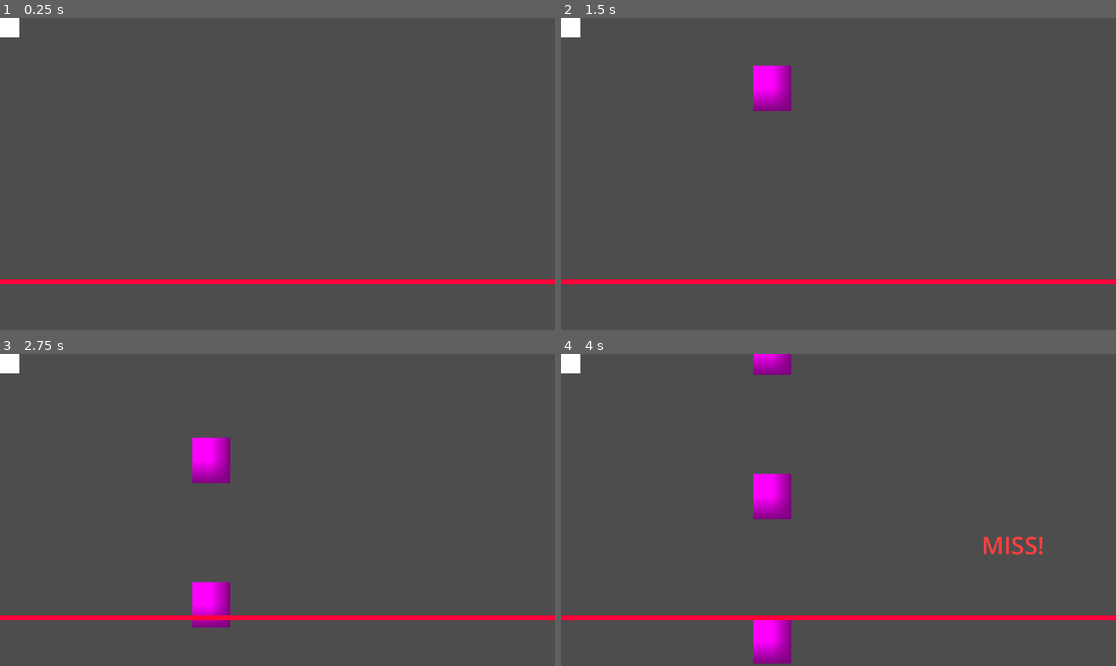
Above: before the commit, frames 1-4 (two rows, left to right).
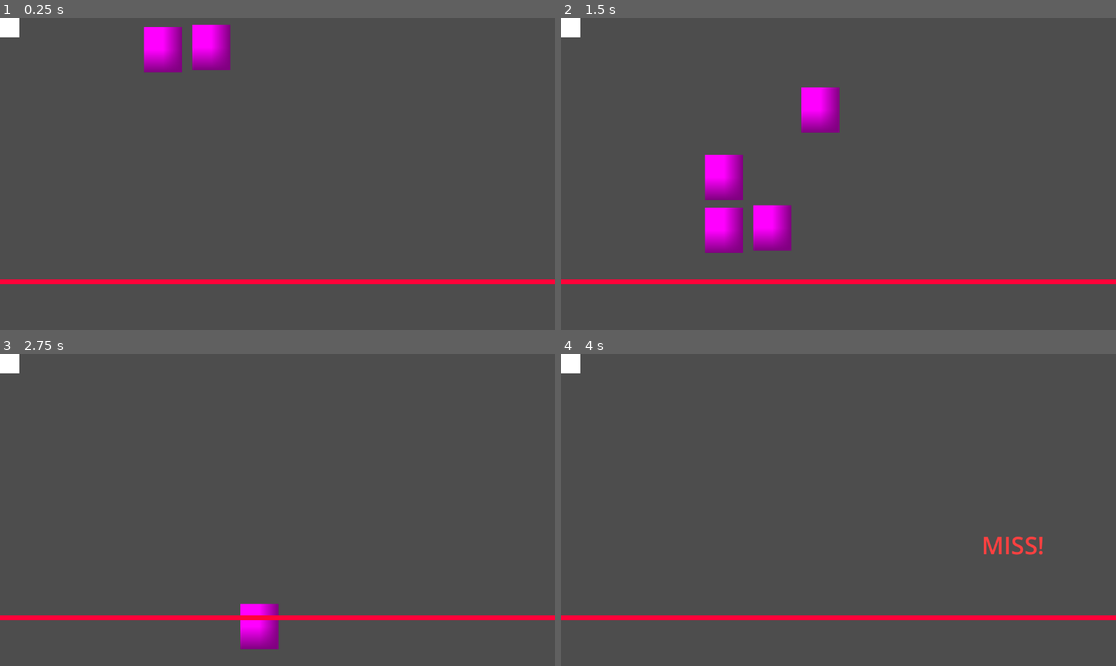
Above: after the commit, the same moments.

Repository: Jae7777/Wind-Tempo
Game: Godot game, scene res://CoreGameplay/main.tscn
The game is run twice, just before and just after one commit, with the same random seed, the same clock (stepped at 60 frames per second) and the same inputs. Sound files missing from this copy of the repository are replaced by a short silence.
Inputs:
- Up to frame 1 (0.25 s): no input
- Up to frame 2 (1.5 s): tap Enter (ui_accept) at 0.5, 0.77 s
- Up to frame 3 (2.75 s): tap Enter (ui_accept) at 1.52 s
- Up to frame 4 (4 s): tap Enter (ui_accept) at 3.02, 3.77 s

The runs differ from the first frame. In frame 1, 2.0% of the frame differs, in the area x 25-42%, y 2-18%; in frame 2, 5.0%, in the area x 25-51%, y 15-76%; in frame 3, 2.8%; in frame 4, 2.5%.

Commit message:
Added json format for songs so we can encode other songs in that format. Added audio streaming to scene. Altered note spawning to match json.

Diff:
--- /dev/null
+++ b/wind-tempo/Charts/song1.json
@@ -0,0 +1,8 @@
+{
+  "notes": [
+	{ "time": 1.2, "lane": 0 },
+	{ "time": 2.0, "lane": 1 },
+	{ "time": 2.5, "lane": 0 },
+	{ "time": 3.0, "lane": 2 }
+  ]
+}
--- a/wind-tempo/CoreGameplay/Note.gd
+++ b/wind-tempo/CoreGameplay/Note.gd
@@ -2,10 +2,18 @@
 extends Node2D
 
 @export var speed: float = 300.0
+var can_be_hit: bool = false
 
 func _process(delta: float) -> void:
 	position.y += speed * delta
 
+	# Check if note is within hit window
+	var hit_line_y = 600.0
+	var hit_window = 30.0         # how many pixels above/below counts as a hit
+
+	can_be_hit = abs(position.y - hit_line_y) <= hit_window
+
+	# If it falls past the screen, remove
 	var viewport_size = get_viewport_rect().size
 	if position.y > viewport_size.y:
 		queue_free()
--- a/wind-tempo/CoreGameplay/NoteSpawner.gd
+++ b/wind-tempo/CoreGameplay/NoteSpawner.gd
@@ -1,21 +1,46 @@
-#NoteSpawner.gd
 extends Node
 
 @export var note_scene: PackedScene
-@export var spawn_x: float = 400.0  # x position of the note lane
-@export var spawn_y: float = -50.0  # spawn above screen
-@export var spawn_interval: float = 1.0  # seconds between spawns
+@export var spawn_y: float = -50.0
+@export var hit_line_y: float = 600.0
+@export var note_speed: float = 300.0
+@export var lanes: Array[float] = [300.0, 400.0, 500.0] # x positions of lanes
+@export var chart_file: String = "res://charts/song1.json"
 
-var timer: float = 0.0
+@onready var music_player: AudioStreamPlayer2D = $"../Music"
+
+var chart: Array = []
+var note_index: int = 0
+var travel_time: float
+
+func _ready():
+	travel_time = (hit_line_y - spawn_y) / note_speed
+	_load_chart(chart_file)
+	music_player.play()
 
 func _process(delta: float) -> void:
-	timer += delta
-	if timer >= spawn_interval:
-		timer = 0.0
-		spawn_note()
+	if music_player.playing and note_index < chart.size():
+		var song_time = music_player.get_playback_position()
+		var next_note = chart[note_index]
 
-func spawn_note() -> void:
-	if note_scene:
+		# Spawn early so the note reaches hit line exactly on time
+		if song_time >= next_note.time - travel_time:
+			spawn_note(next_note.lane)
+			note_index += 1
+
+func spawn_note(lane: int):
+	if note_scene and lane >= 0 and lane < lanes.size():
 		var note = note_scene.instantiate()
-		note.position = Vector2(spawn_x, spawn_y)
+		note.position = Vector2(lanes[lane], spawn_y)
 		add_child(note)
+
+func _load_chart(path: String):
+	var file = FileAccess.open(path, FileAccess.READ)
+	if file:
+		var data = JSON.parse_string(file.get_as_text())
+		if typeof(data) == TYPE_DICTIONARY and data.has("notes"):
+			chart = data["notes"]
+		else:
+			push_error("Invalid chart file format")
+	else:
+		push_error("Could not load chart file: %s" % path)
--- a/wind-tempo/CoreGameplay/main.tscn
+++ b/wind-tempo/CoreGameplay/main.tscn
@@ -1,8 +1,9 @@
-[gd_scene load_steps=4 format=3 uid="uid://dk7risr2o686o"]
+[gd_scene load_steps=5 format=3 uid="uid://dk7risr2o686o"]
 
 [ext_resource type="Script" uid="uid://cl6k7aryni4ye" path="res://CoreGameplay/Main.gd" id="1_am64m"]
 [ext_resource type="Script" uid="uid://d17gpmgqn8e3w" path="res://CoreGameplay/NoteSpawner.gd" id="1_kti2m"]
 [ext_resource type="PackedScene" uid="uid://btjm4pfvpbwh6" path="res://CoreGameplay/Note.tscn" id="2_tc5u7"]
+[ext_resource type="AudioStream" uid="uid://dlxiudm6gya5h" path="res://Charts/atlantic-lights-rain-402613.mp3" id="4_am64m"]
 
 [node name="Main" type="Node2D"]
 script = ExtResource("1_am64m")
@@ -31,3 +32,6 @@
 theme_override_font_sizes/font_size = 50
 horizontal_alignment = 1
 vertical_alignment = 1
+
+[node name="Music" type="AudioStreamPlayer2D" parent="."]
+stream = ExtResource("4_am64m")
Not shown, added: wind-tempo/Charts/atlantic-lights-rain-402613.mp3.import
Not shown, added: wind-tempo/Charts/atlantic-lights-rain-402613.mp3
